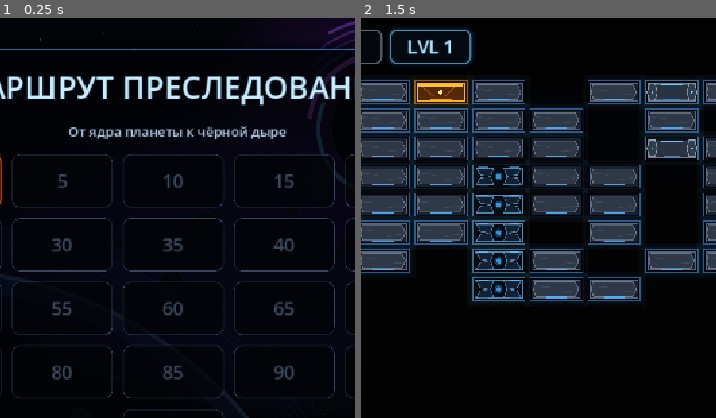
Above: before the commit, frames 1-2 (left to right).
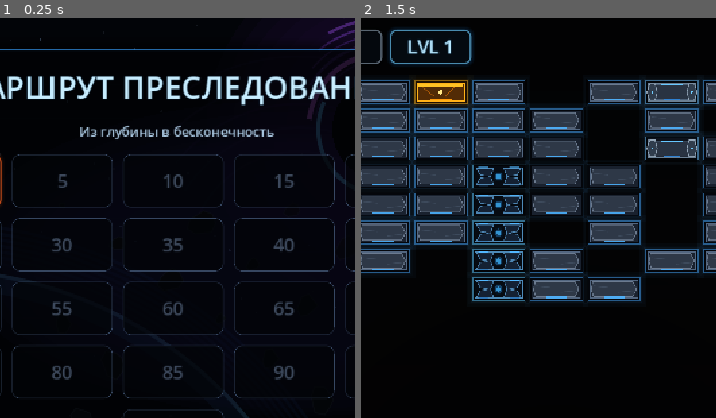
Above: after the commit, the same moments.

Repository: Ardarik421/arkanoid
Game: Godot game, scene res://scenes/level_select.tscn
Same seed, same stepped clock (60 frames per second), same inputs: the game is played once before the commit and once after it. This scene is started directly instead of the project's main scene.
Inputs (mouse positions are % of the whole screen's width and height, from its top left):
- Up to frame 1 (0.25 s): no input
- Up to frame 2 (1.5 s): click "1" at 0.5 s; tap Enter at 1.25 s; move the mouse to (72, 45) at 1.27 s; hold D (move_right) from 1.28 s (still down); tap Space (launch_ball) at 1.35 s
The pictures show only the part of the screen within x 23-72%, y 0-50%; the shares and areas given below are measured in that part.

The runs differ from the first frame. In frame 1, 1.0% of the frame differs, in the area x 19-81%, y 27-31%; in frame 2, nothing differs.

Commit message:
Обновил слоган маршрута

Diff:
--- a/scenes/level_select.tscn
+++ b/scenes/level_select.tscn
@@ -105,7 +105,7 @@
 layout_mode = 2
 theme_override_colors/font_color = Color(0.68, 0.8, 0.9, 1)
 theme_override_font_sizes/font_size = 18
-text = "От ядра планеты к чёрной дыре"
+text = "Из глубины в бесконечность"
 horizontal_alignment = 1
 
 [node name="LevelGrid" type="GridContainer" parent="Panel/Content"]
